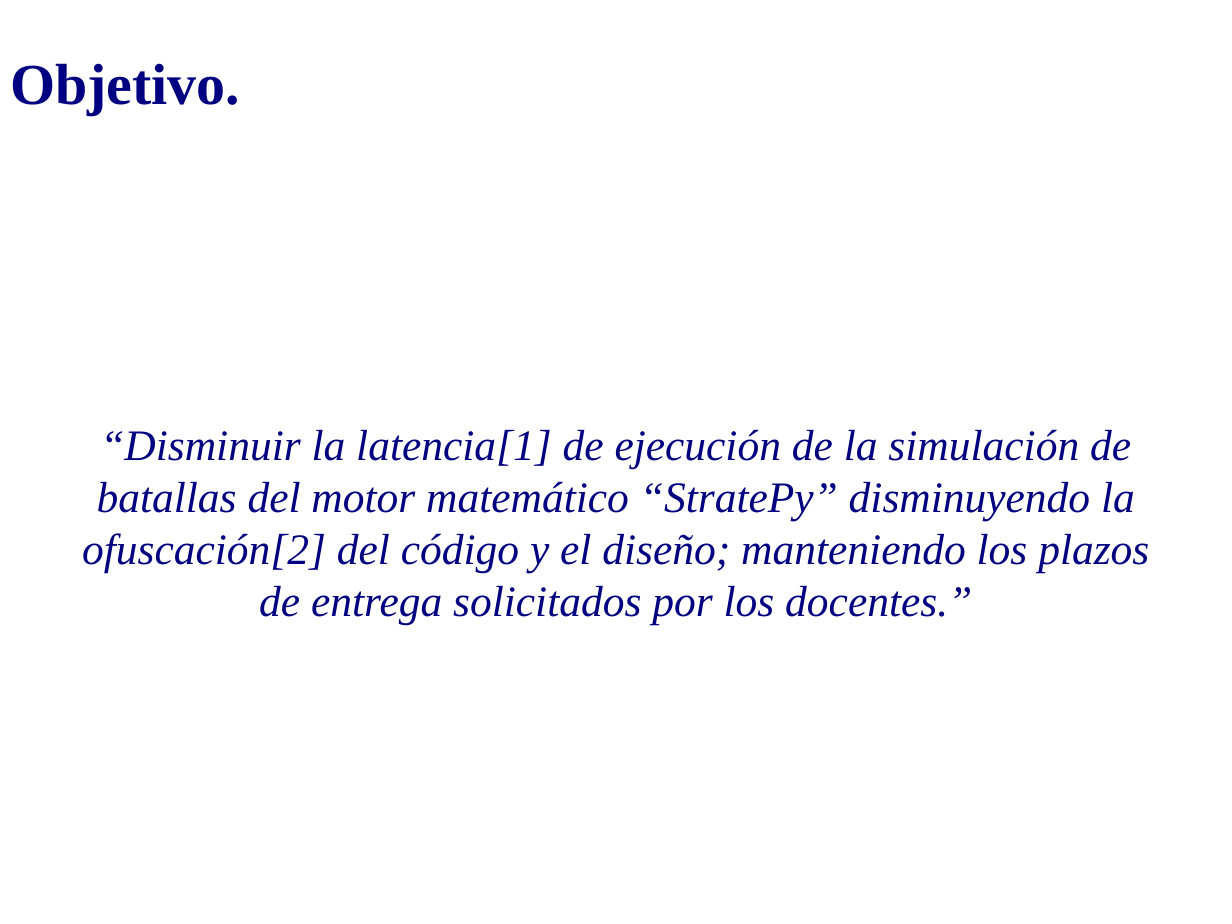
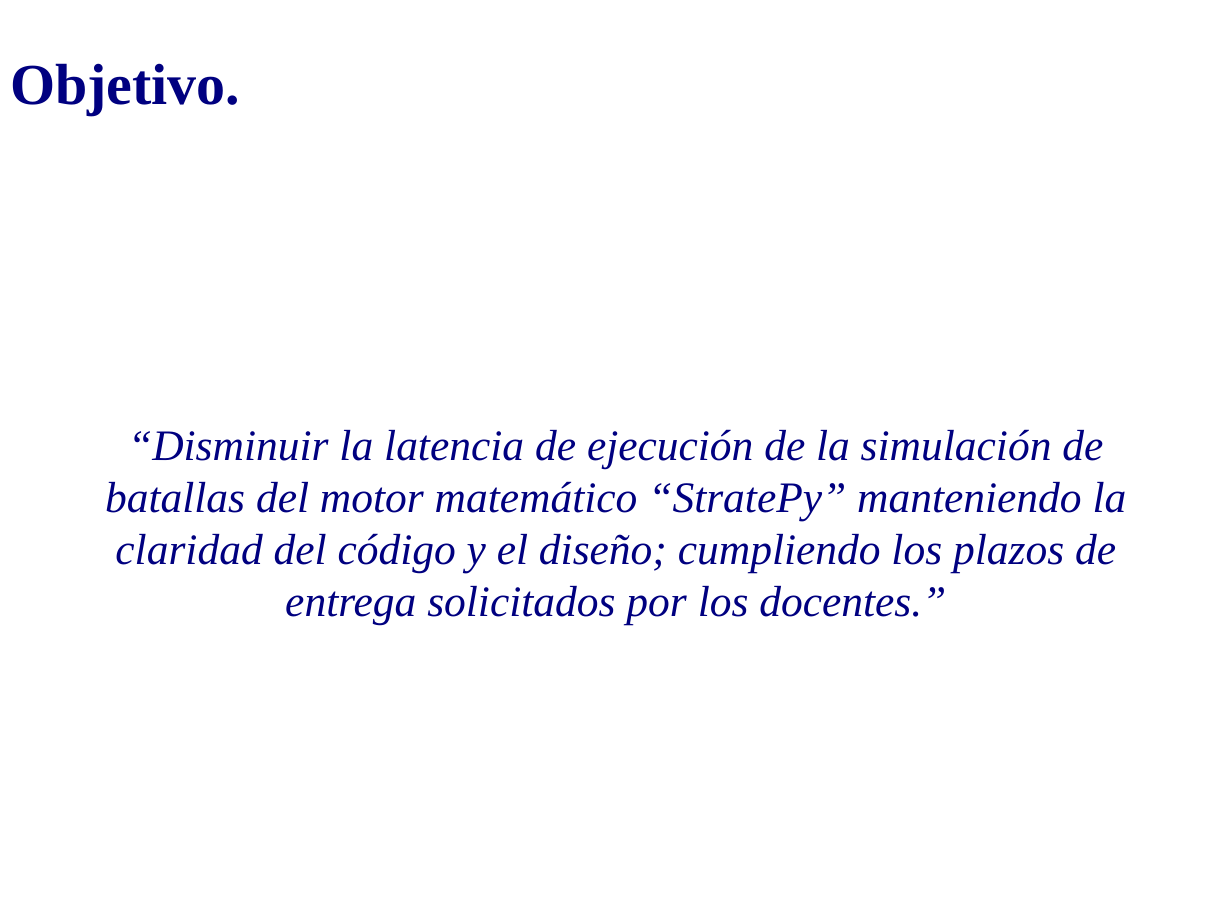
Before and after one commit to leliel12/jbc-utn, a slide deck: slide 3 of 5to/metricas/01_gqm/presentation.odp. Drawn at 1232x924 pixels with LibreOffice and Linux fonts; fonts in the diff are those of the drawing; background and template pictures are left out. Boxes give left, top, right and bottom in pixels: in the first picture for what was removed or moved away, otherwise in the second. Text is boxed around its words. In the diff, an @@ line names an element or a change of style, - is before the commit and + after.

```diff
--- a/5to/metricas/01_gqm/presentation.odp
+++ b/5to/metricas/01_gqm/presentation.odp
@@ subtitle at box(105, 429, 1127, 625): text changed @@
-“Disminuir la latencia[1] de ejecución de la simulación de batallas del motor matemático “StratePy” disminuyendo la ofuscación[2] del código y el diseño; manteniendo los plazos de entrega solicitados por los docentes.”
+“Disminuir la latencia de ejecución de la simulación de batallas del motor matemático “StratePy” manteniendo la claridad del código y el diseño; cumpliendo los plazos de entrega solicitados por los docentes.”
```
Also in this commit, not shown: 4 other slides changed, 2 other files.
